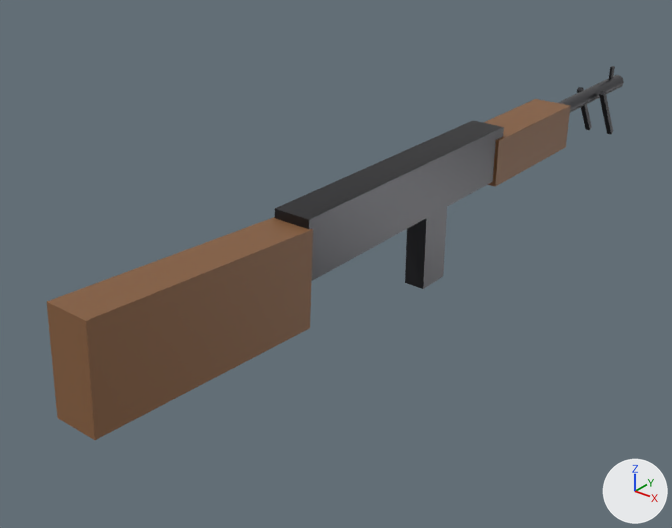
A saved change to the glTF model assets/models/weapons/bar.glb.
Camera for both pictures: a 50 mm camera at (0.625, -0.808, 0.462) aimed at (-0.075, 0.067, -0.081). Arrows for +X, +Y and +Z are at lower right; the lights stay in place. The first picture is the older version. Vertices at exactly the same position are counted once.

In view in the first picture: 'bar_LOD0'.
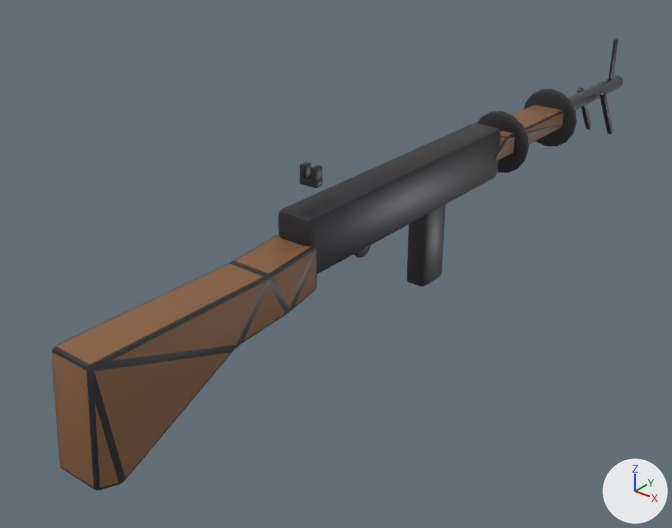
What differs and where, as boxes [x1, y1, x2, y2] in the pictures (672 x 528 px):
'bar_LOD0', reshaped (21% taller): before [47, 66, 624, 440]; after [52, 38, 623, 490]
part 1 of me_bar_lod0, rebuilt: before [275, 121, 504, 281]; after [278, 123, 501, 274]
part 2 of me_bar_lod0, rebuilt: [599, 91, 613, 134] in both
part 3 of me_bar_lod0, rebuilt (15% taller): before [47, 217, 313, 440]; after [52, 234, 317, 490]
part 4 of me_bar_lod0, rebuilt (7% narrower): before [405, 207, 447, 289]; after [407, 204, 446, 287]
part 5 of me_bar_lod0, rebuilt: before [609, 66, 615, 79]; after [609, 38, 618, 79]
part 6 of me_bar_lod0, rebuilt (6% narrower): before [577, 87, 592, 130]; after [577, 87, 591, 130]
part 7 of me_bar_lod0, rebuilt: before [484, 99, 570, 187]; after [494, 105, 564, 162]
part 8 of me_bar_lod0, added: after [477, 111, 529, 173]
part 9 of me_bar_lod0, added: after [524, 89, 577, 146]
part 10 of me_bar_lod0, added: after [354, 245, 371, 258]
part 11 of me_bar_lod0, added: after [300, 162, 311, 179]
part 12 of me_bar_lod0, added: after [311, 165, 322, 182]
part 13 of me_bar_lod0, added: after [300, 176, 323, 188]

Patch to the scene script:
```diff
--- a/assets/models/weapons/bar.glb.py
+++ b/assets/models/weapons/bar.glb.py
@@ me_bar_lod0 @@
 # used by ob_bar_lod0; location = (0.0, 0.0, 0.0)
-me_bar_lod0.from_pydata(...)  # 76 vertices, 120 faces; spans x -0.03..0.03, y -0.408..0.765, z -0.12..0.074
+me_bar_lod0.from_pydata(...)  # 1032 vertices, 2008 faces; spans x -0.047..0.047, y -0.415..0.765, z -0.12..0.115
+# me_bar_lod0 part 1: the loose piece of 8 vertices spanning x -0.025..0.025, y -0.105..0.315, z -0.008..0.068 is rebuilt with 56 vertices and now spans x -0.025..0.025, y -0.105..0.315, z -0.008..0.068
+# me_bar_lod0 part 2: the loose piece of 8 vertices spanning x 0.016..0.024, y 0.653..0.717, z -0.044..0.044 is rebuilt with 56 vertices and now spans x 0.016..0.024, y 0.654..0.716, z -0.043..0.043
+# me_bar_lod0 part 3: the loose piece of 8 vertices spanning x -0.027..0.027, y -0.408..-0.102, z -0.064..0.074 is rebuilt with 152 vertices and now spans x -0.029..0.029, y -0.415..-0.095, z -0.11..0.035
+# me_bar_lod0 part 4: the loose piece of 8 vertices spanning x -0.015..0.015, y 0.143..0.193, z -0.12..0.0 is rebuilt with 56 vertices and now spans x -0.015..0.015, y 0.143..0.193, z -0.12..0.0
+# me_bar_lod0 part 5: the loose piece of 8 vertices spanning x -0.002..0.002, y 0.73..0.74, z 0.047..0.067 is rebuilt with 56 vertices and now spans x -0.002..0.002, y 0.729..0.741, z 0.045..0.115
+# me_bar_lod0 part 6: the loose piece of 8 vertices spanning x -0.024..-0.016, y 0.653..0.717, z -0.044..0.044 is rebuilt with 56 vertices and now spans x -0.024..-0.016, y 0.654..0.716, z -0.043..0.043
+# me_bar_lod0 part 7: the loose piece of 8 vertices spanning x -0.03..0.03, y 0.295..0.515, z -0.014..0.054 is rebuilt with 108 vertices and now spans x -0.026..0.026, y 0.295..0.535, z 0.02..0.05
+# me_bar_lod0 part 8: a new loose piece of 80 vertices spanning x -0.047..0.047, y 0.348..0.36, z -0.017..0.076, in mat_metal (dark grey #4d4d50)
+# me_bar_lod0 part 9: a new loose piece of 80 vertices spanning x -0.047..0.047, y 0.502..0.514, z -0.017..0.076, in mat_metal (dark grey #4d4d50)
+# me_bar_lod0 part 10: a new loose piece of 68 vertices spanning x 0.0..0.006, y 0.002..0.038, z -0.03..0.006, in mat_metal (dark grey #4d4d50)
+# me_bar_lod0 part 11: a new loose piece of 56 vertices spanning x -0.012..-0.005, y -0.077..-0.065, z 0.098..0.115, in mat_metal (dark grey #4d4d50)
+# me_bar_lod0 part 12: a new loose piece of 56 vertices spanning x 0.005..0.012, y -0.077..-0.065, z 0.098..0.115, in mat_metal (dark grey #4d4d50)
+# me_bar_lod0 part 13: a new loose piece of 56 vertices spanning x -0.012..0.012, y -0.077..-0.065, z 0.091..0.1, in mat_metal (dark grey #4d4d50)
+# other edits to the shape of me_bar_lod0 do not show in these pictures
 me_bar_lod0.materials.append(mat_metal)
```
